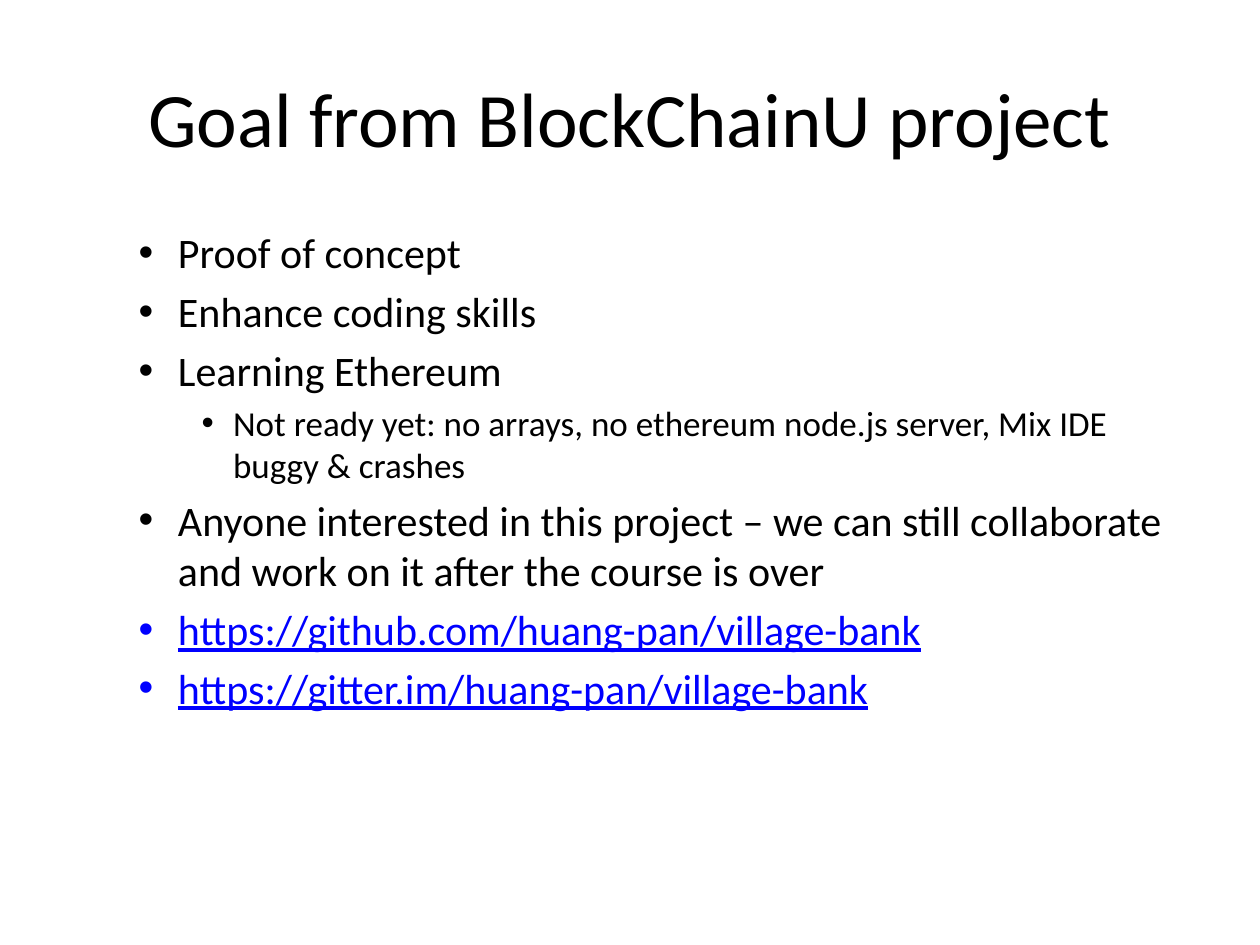
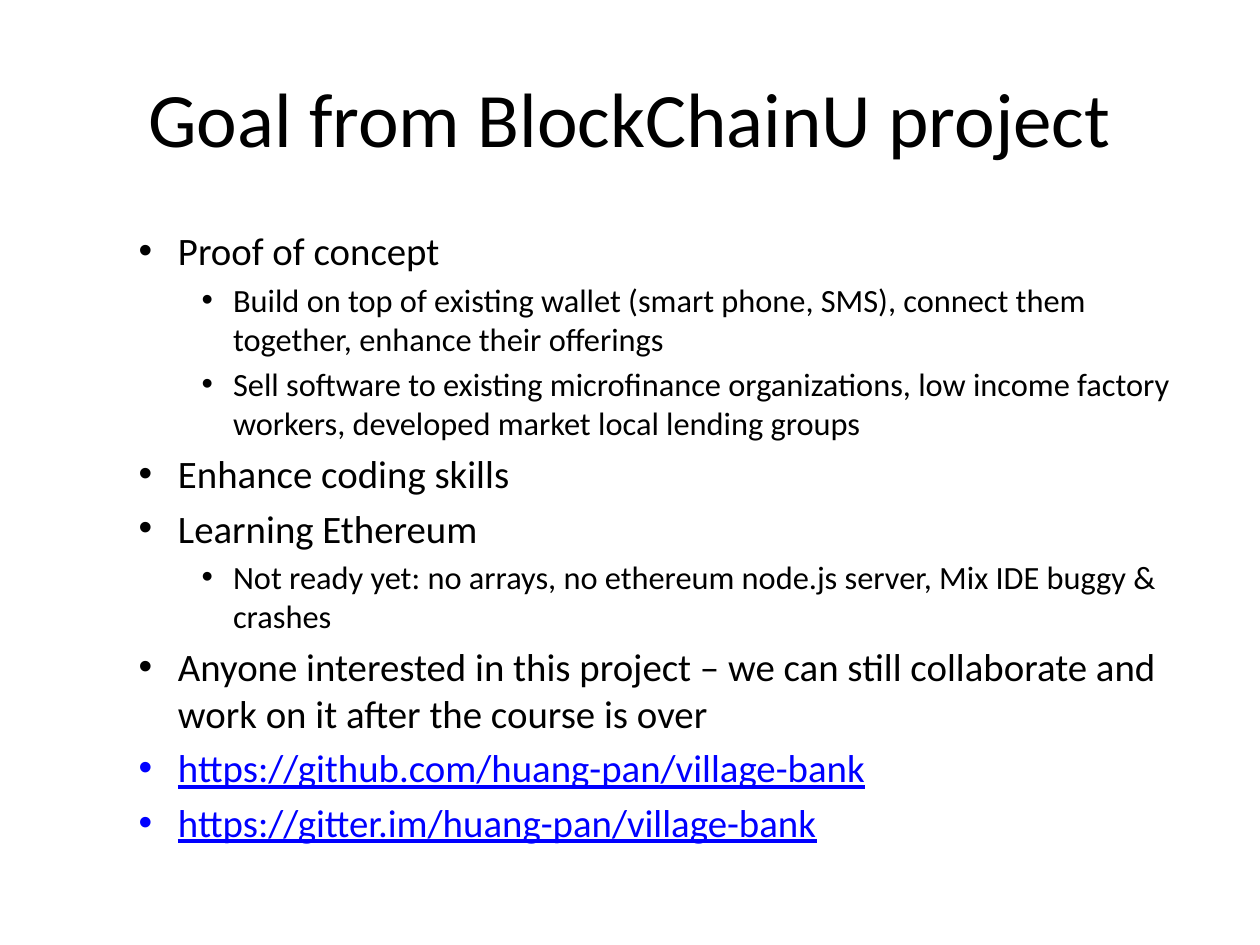
Before and after one commit to huang-pan/village-bank, a slide deck: slide 30 of Village Bank.pptx. Drawn at 1260x945 pixels with LibreOffice and Linux fonts; fonts in the diff are those of the drawing. Boxes give left, top, right and bottom in pixels: in the first picture for what was removed or moved away, otherwise in the second. Text is boxed around its words. In the diff, an @@ line names an element or a change of style, - is before the commit and + after.

```diff
--- a/Village Bank.pptx
+++ b/Village Bank.pptx
@@ text at (178,238,1155,844): size 24 to 22.2 pt in "Proof of concept", "Enhance coding skills", "Learning Ethereum", "Anyone interested in this project – we ..." and 2 more places; size 20 to 18.5 pt in "Not ready yet: no arrays, no ethereum ..." @@
@@ text at (233,288,1169,441): paragraphs added @@
+    • Build on top of existing wallet (smart phone, SMS), connect them together, enhance their offerings
+    • Sell software to existing microfinance organizations, low income factory workers, developed market local lending groups
```
Also in this commit, not shown: 1 other slide changed, 3 other files.
